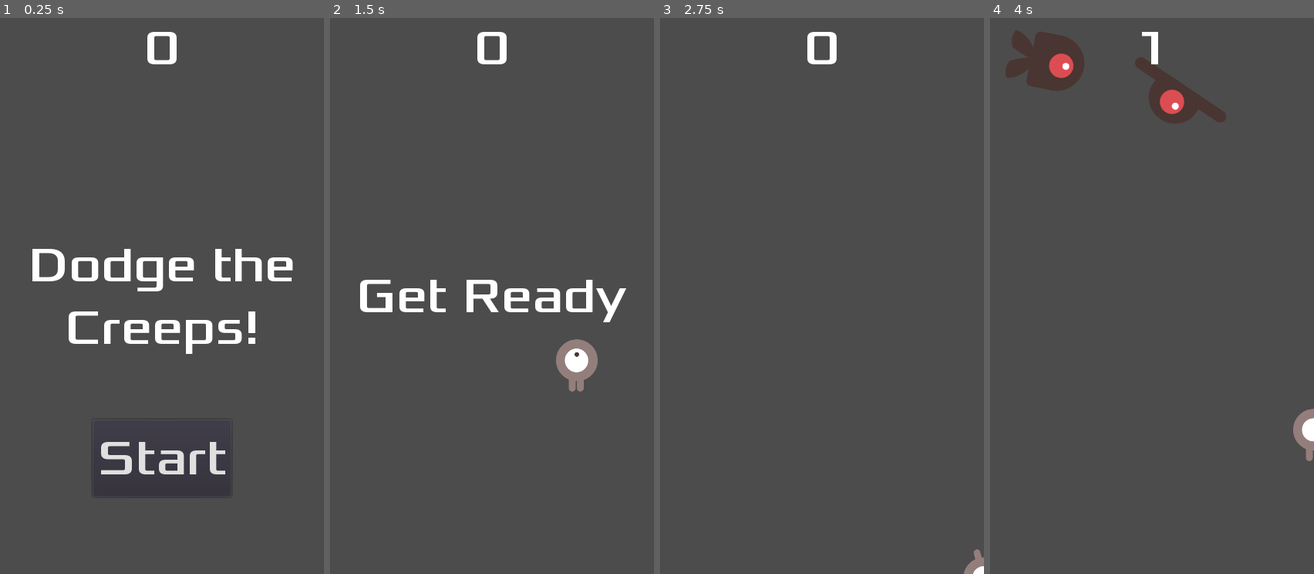
Above: before the commit, frames 1-4 (left to right).
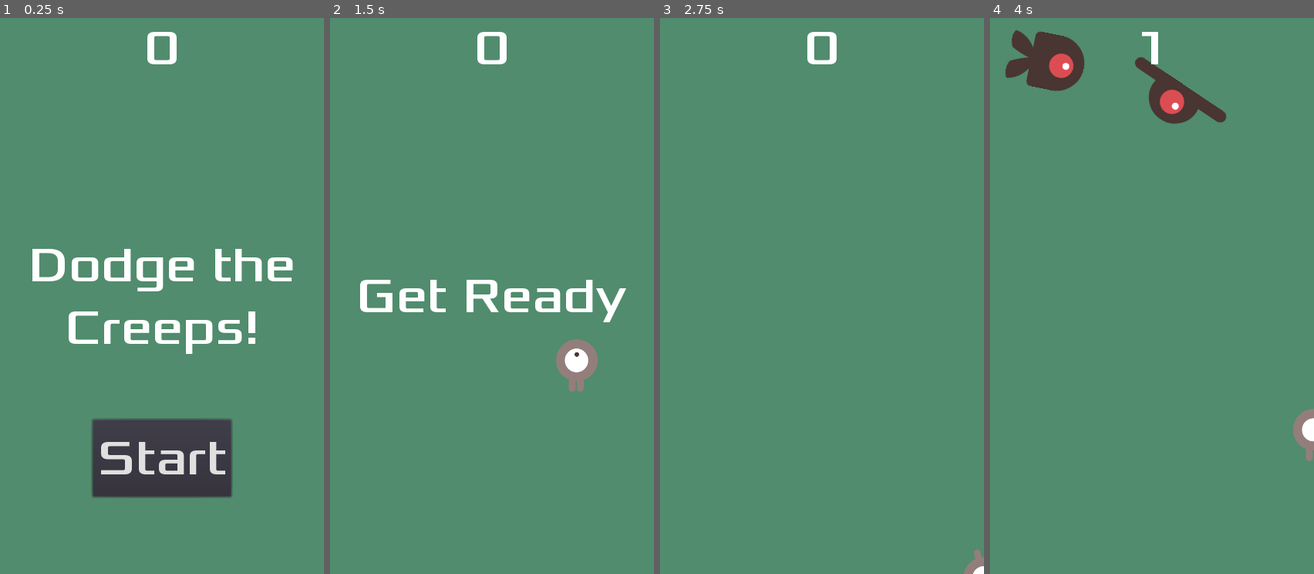
Above: after the commit, the same moments.

Repository: signmotion/run-from-creepers
Game: Godot game, scene res://Main.tscn
Same seed, same stepped clock (60 frames per second), same inputs: the game is played once before the commit and once after it.
Inputs:
- Up to frame 1 (0.25 s): no input
- Up to frame 2 (1.5 s): click "Start" at 0.5 s; tap Enter at 1.25 s; hold Right (ui_right) from 1.28 s (still down)
- Up to frame 3 (2.75 s): release Right (ui_right) at 2.03 s; hold Down (ui_down) from 2.03 s (still down)
- Up to frame 4 (4 s): release Down (ui_down) at 2.78 s; hold Right (ui_right) 2.78-3.53 s; hold Up (ui_up) from 3.53 s (still down)

The runs differ from the first frame. In frame 1, 91% of the frame differs, in the area x 0-100%, y 0-100%; in frame 2, 97%; in frame 3, 100%; in frame 4, 96%.

Commit message:
Changed a background color.

Diff:
--- a/Main.tscn
+++ b/Main.tscn
@@ -13,6 +13,14 @@
 [node name="Main" type="Node"]
 script = ExtResource( 3 )
 Mob = ExtResource( 1 )
+
+[node name="ColorRect" type="ColorRect" parent="."]
+anchor_right = 1.0
+anchor_bottom = 1.0
+color = Color( 0.317647, 0.552941, 0.431373, 1 )
+__meta__ = {
+"_edit_use_anchors_": false
+}
 
 [node name="Player" parent="." instance=ExtResource( 2 )]
 
@@ -33,7 +41,7 @@
 
 [node name="MobSpawnLocation" type="PathFollow2D" parent="MobPath"]
 position = Vector2( 0.603302, 0.83609 )
-rotation = -0.00335568
+rotation = -0.00335566
 
 [node name="HUD" parent="." instance=ExtResource( 4 )]
 [connection signal="hit" from="Player" to="." method="_on_Player_hit"]
